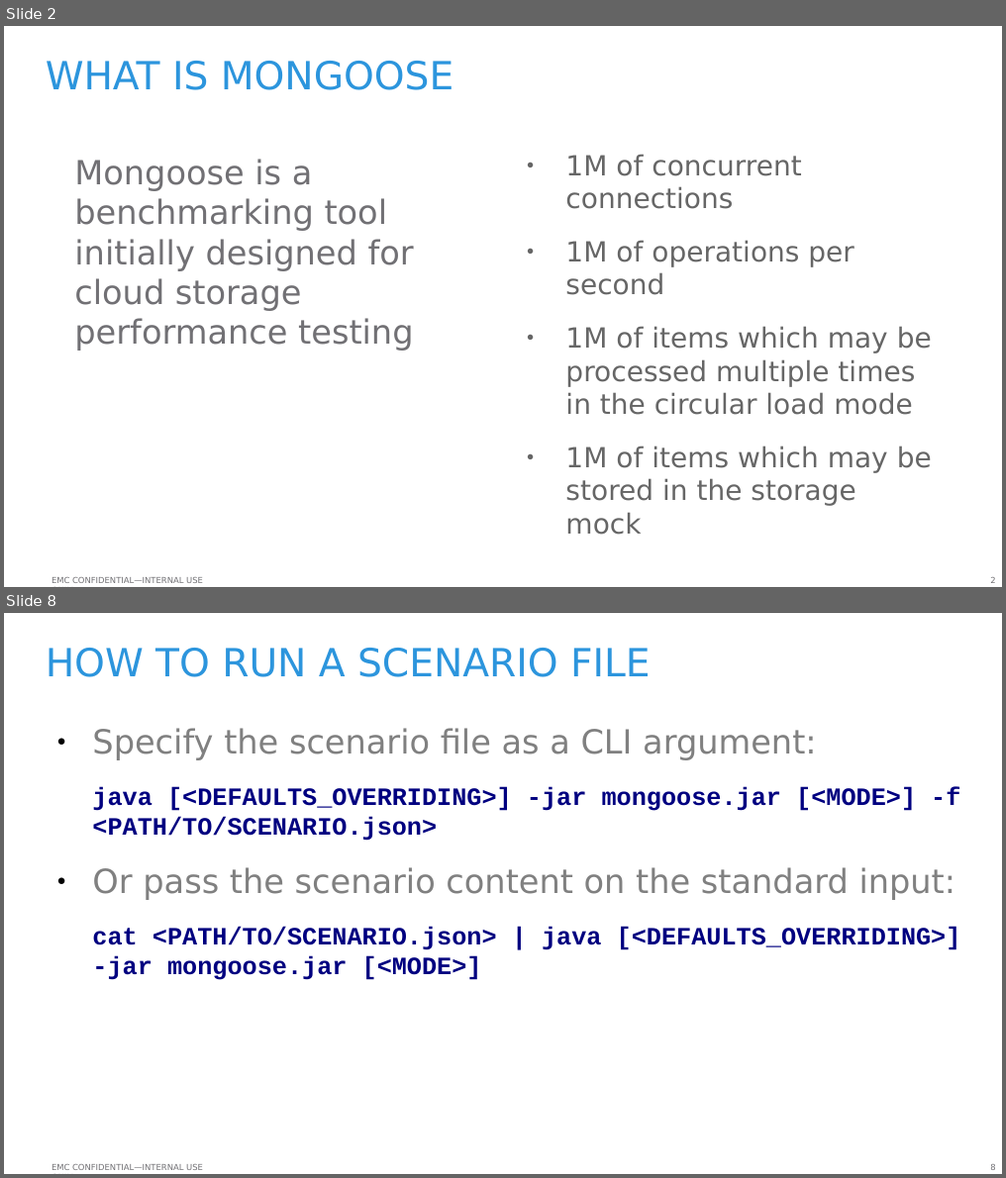
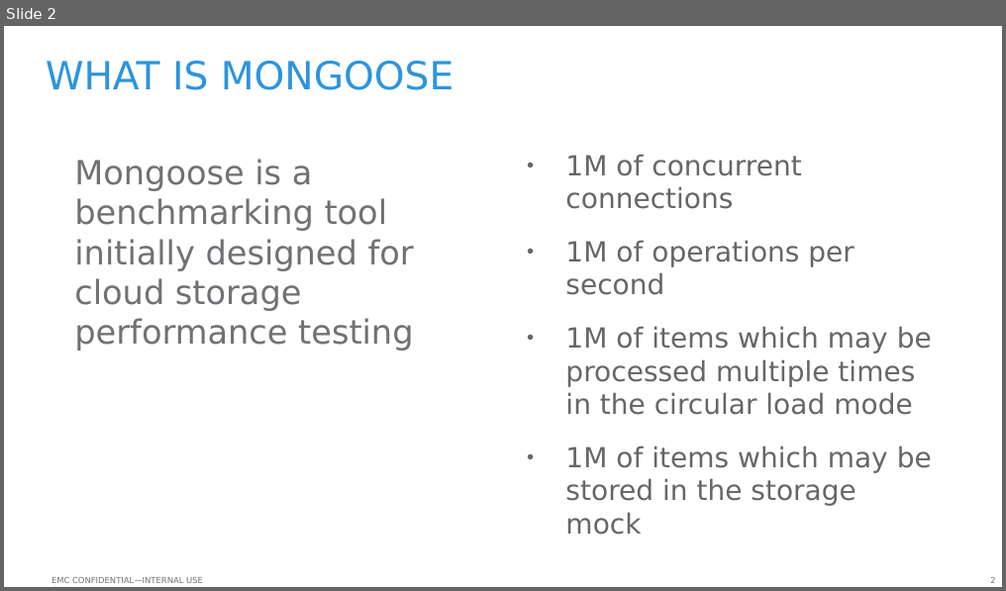
Before and after one commit to emc-mongoose/mongoose, a slide deck: doc/emcmongoosev2.odp. Shown one above the other, each under a label of ours: slides 2 and 8 before the commit, slide 2 after it; the slides between them are not shown. The pictures are 1006x1178 and 1006x591 pixels, drawn with LibreOffice and Linux fonts; fonts in the diff are those of the drawing; background and template pictures are left out. Boxes give left, top, right and bottom in pixels: in the first picture for what was removed or moved away, otherwise in the second. Text is boxed around its words. In the diff, an @@ line names an element or a change of style, - is before the commit and + after.

```diff
--- a/doc/emcmongoosev2.odp
+++ b/doc/emcmongoosev2.odp
@@ slide 8 removed at bbox=[4, 613, 1002, 1174], background #FFFFFF; not listed: 2 template elements that a slide beside it also shows @@
@@ title removed at bbox=[46, 648, 650, 677] @@
-HOW TO RUN A SCENARIO FILE
@@ text removed at bbox=[92, 728, 961, 980] @@
-● Specify the scenario file as a CLI argument:
-java [<DEFAULTS_OVERRIDING>] -jar mongoose.jar [<MODE>] -f <PATH/TO/SCENARIO.json>
-● Or pass the scenario content on the standard input:
-cat <PATH/TO/SCENARIO.json> | java [<DEFAULTS_OVERRIDING>] -jar mongoose.jar [<MODE>]
```
Also in this commit, not shown: 2 slides changed, 3 slides added, 15 other slides removed, 6 other files.
